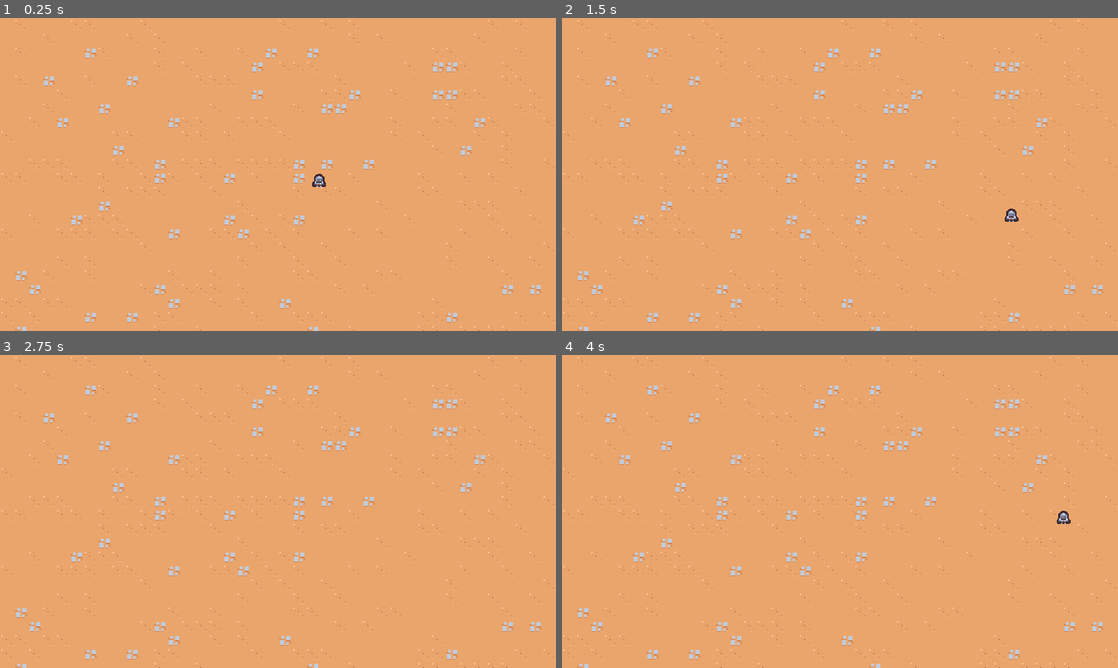
Above: before the commit, frames 1-4 (two rows, left to right).
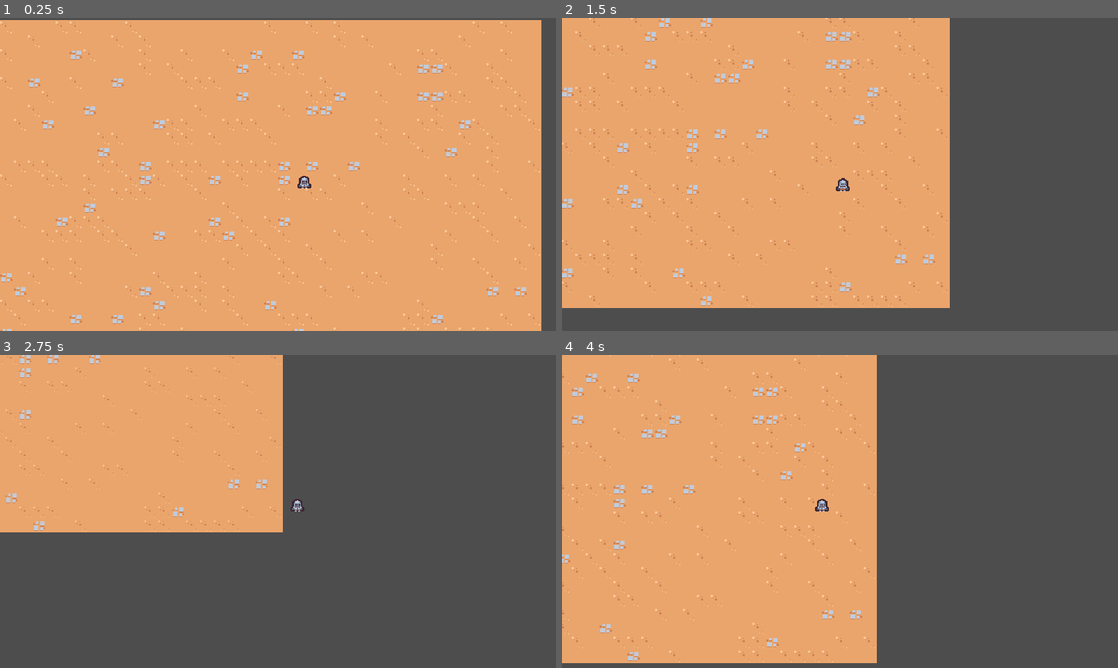
Above: after the commit, the same moments.

Repository: emyasnikov/2d-survivor-course
Game: Godot game, scene res://scenes/main/main.tscn
Two runs of this game, one before a commit and one after it. Both use one fixed random seed, a clock stepped at 60 frames per second and the inputs below.
Inputs:
- Up to frame 1 (0.25 s): no input
- Up to frame 2 (1.5 s): hold D (move_right) 0.53-1.28 s; hold S (move_down) from 1.28 s (still down)
- Up to frame 3 (2.75 s): release S (move_down) at 2.03 s; hold D (move_right) from 2.03 s (still down)
- Up to frame 4 (4 s): release D (move_right) at 2.78 s; hold W (move_up) 2.78-3.53 s; hold A (move_left) from 3.53 s (still down)

The runs differ from the first frame. In frame 1, 8.8% of the frame differs, in the area x 0-100%, y 0-100%; in frame 2, 39%; in frame 3, 73%; in frame 4, 48%.

Commit message:
Added game camera.

Diff:
--- /dev/null
+++ b/scenes/game_camera/game_camera.gd
@@ -0,0 +1,23 @@
+extends Camera2D
+
+var target_position = Vector2.ZERO
+
+
+# Called when the node enters the scene tree for the first time.
+func _ready():
+    make_current()
+
+
+# Called every frame. 'delta' is the elapsed time since the previous frame.
+func _process(delta):
+    acquire_target()
+    global_position = global_position.lerp(target_position, 1.0 - exp(-delta * 10))
+
+
+func acquire_target():
+    var player_nodes = get_tree().get_nodes_in_group("player")
+
+    if player_nodes.size() > 0:
+        var player = player_nodes[0] as Node2D
+
+        target_position = player.global_position
--- /dev/null
+++ b/scenes/game_camera/game_camera.tscn
@@ -0,0 +1,6 @@
+[gd_scene load_steps=2 format=3 uid="uid://bxap55b5g3oh7"]
+
+[ext_resource type="Script" path="res://scenes/game_camera/game_camera.gd" id="1_mwbxu"]
+
+[node name="GameCamera" type="Camera2D"]
+script = ExtResource("1_mwbxu")
--- a/scenes/main/main.tscn
+++ b/scenes/main/main.tscn
@@ -1,9 +1,12 @@
-[gd_scene load_steps=3 format=3 uid="uid://bmkihci0xqms6"]
+[gd_scene load_steps=4 format=3 uid="uid://bmkihci0xqms6"]
 
 [ext_resource type="TileSet" uid="uid://bxmsbr4bypq82" path="res://resources/tileset.tres" id="1_t2c00"]
 [ext_resource type="PackedScene" uid="uid://7a461u84owoo" path="res://scenes/player/player.tscn" id="1_tt8dn"]
+[ext_resource type="PackedScene" uid="uid://bxap55b5g3oh7" path="res://scenes/game_camera/game_camera.tscn" id="1_vp82b"]
 
 [node name="Main" type="Node"]
+
+[node name="GameCamera" parent="." instance=ExtResource("1_vp82b")]
 
 [node name="TileMap" type="TileMap" parent="."]
 tile_set = ExtResource("1_t2c00")
